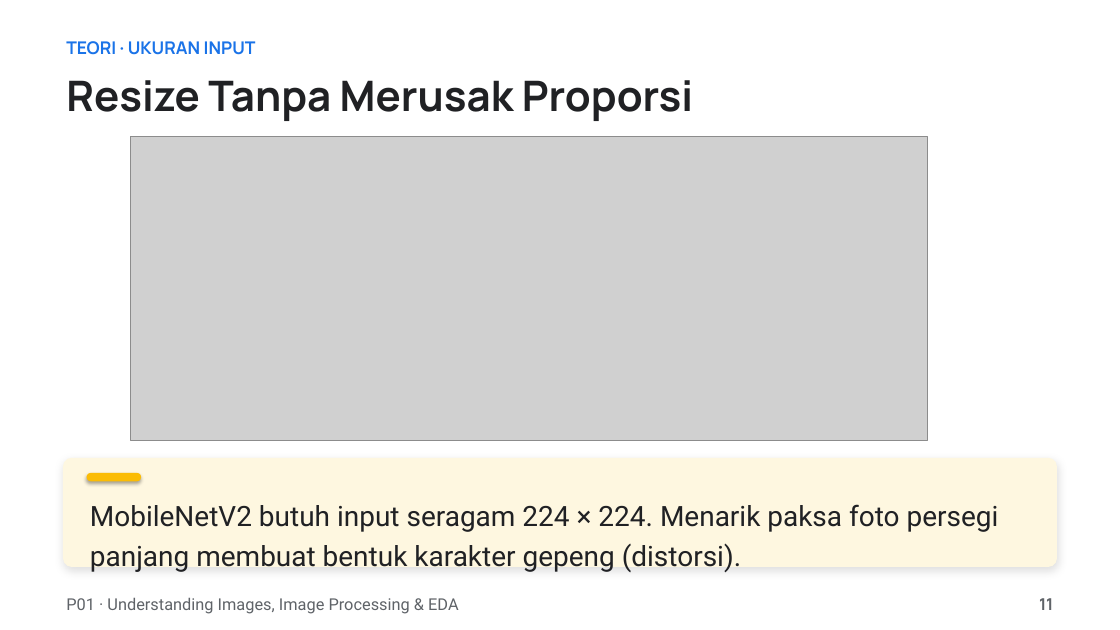
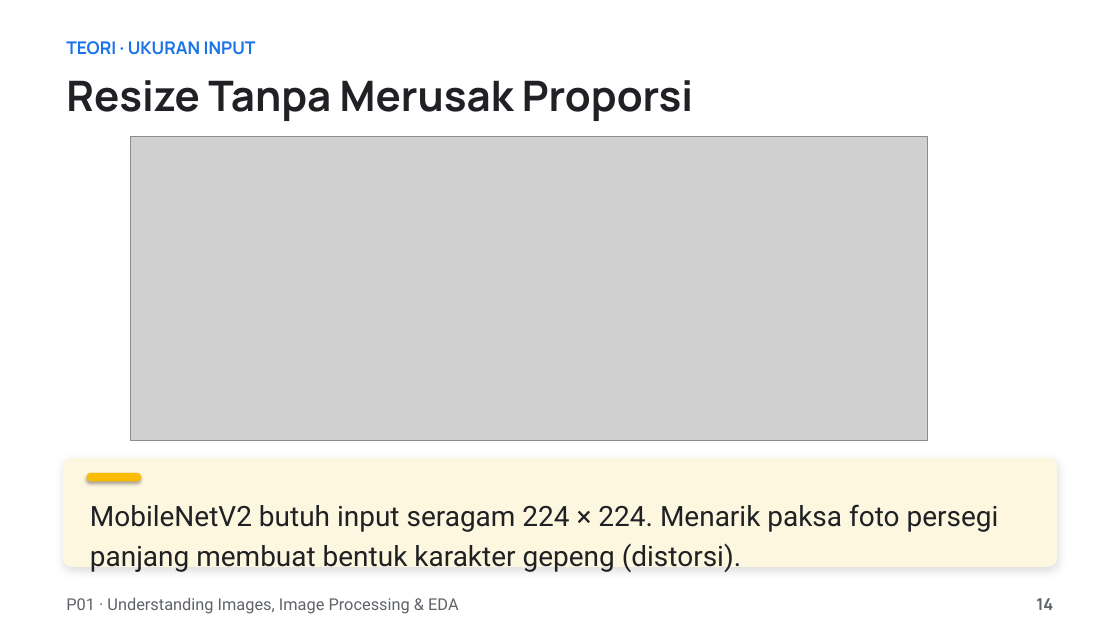
Before and after one commit to muhammadhaerul25/HaloTech-Private-DeepLearning, a slide deck: slide 14 of Materials/P01 - Understanding Images, Image Processing & EDA/P01 - Understanding Images, Image Processing & EDA.pptx (slide 11 before the commit). Drawn at 1120x630 pixels with LibreOffice and Linux fonts; fonts in the diff are those of the drawing; grey boxes stand for pictures. Boxes give left, top, right and bottom in pixels: in the first picture for what was removed or moved away, otherwise in the second. Text is boxed around its words. In the diff, an @@ line names an element or a change of style, - is before the commit and + after.

```diff
--- a/Materials/P01 - Understanding Images, Image Processing & EDA/P01 - Understanding Images, Image Processing & EDA.pptx
+++ b/Materials/P01 - Understanding Images, Image Processing & EDA/P01 - Understanding Images, Image Processing & EDA.pptx
@@ text at [1036, 598, 1053, 610]: text changed @@
-11
+14
```
Also in this commit, not shown: 17 other slides changed, 3 slides added, 18 other files.
